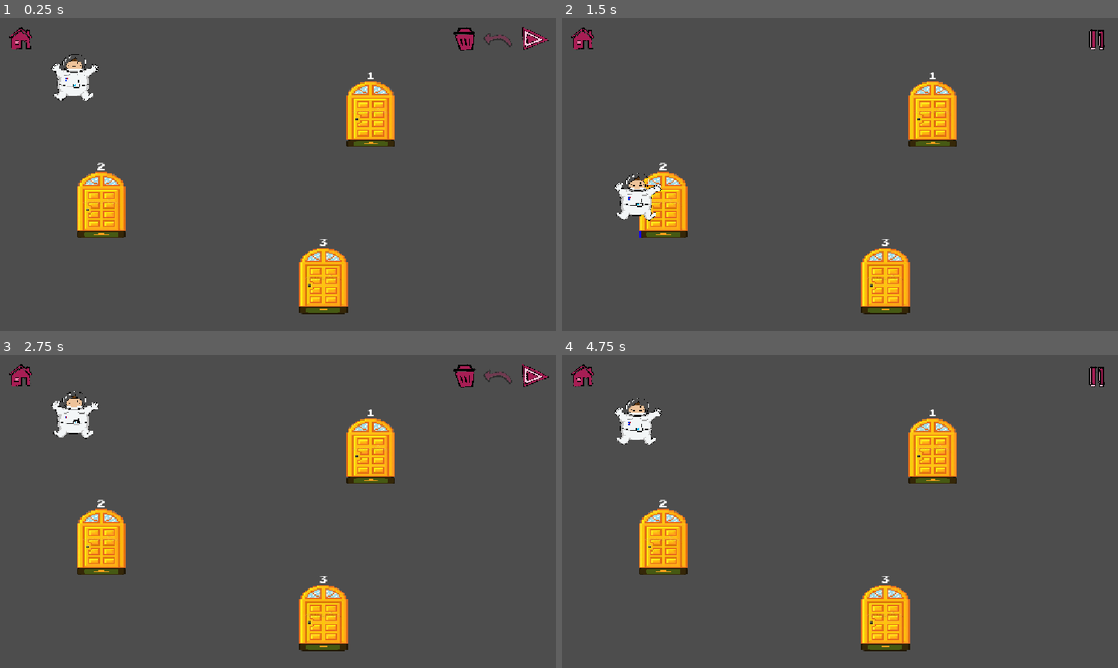
Above: before the commit, frames 1-4 (two rows, left to right).
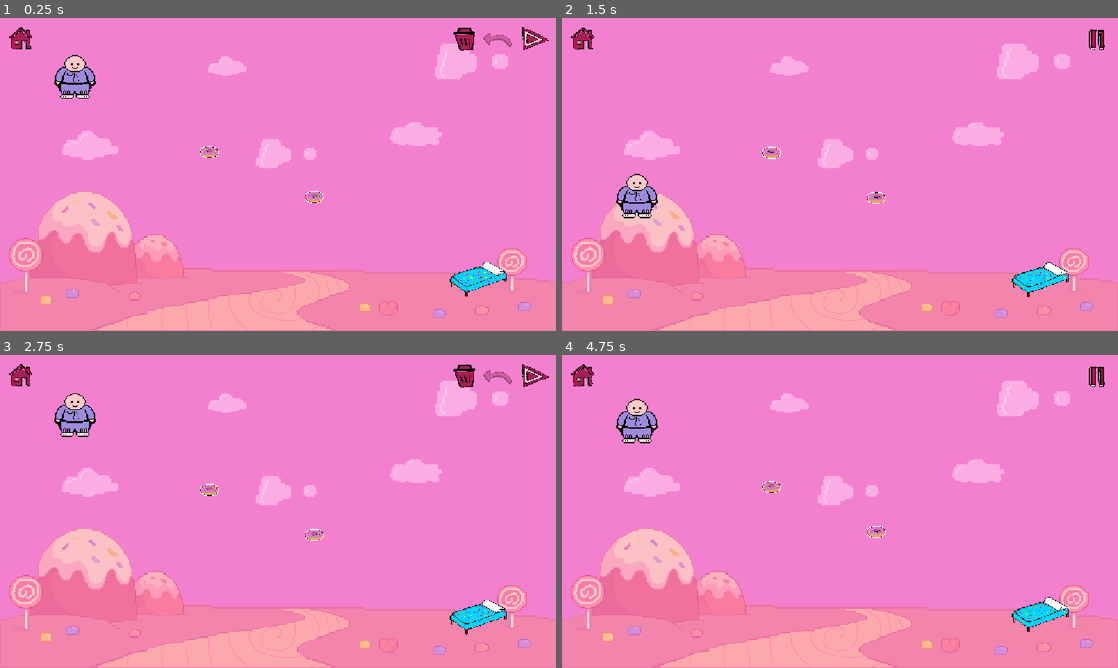
Above: after the commit, the same moments.

Repository: ivaivaiva1/desenhar_fofo
Game: Godot game, scene res://Scenes/level_manager.tscn
The game is run twice, just before and just after one commit, with the same random seed, the same clock (stepped at 60 frames per second) and the same inputs. The engine's default icon, where the game draws it, is replaced by a stand-in: a white triangle on a blue panel in a dark square.
Inputs (mouse positions are in pixels of both pictures, inside the frame that each line leads up to):
- Up to frame 1 (0.25 s): no input
- Up to frame 2 (1.5 s): click (840, 174) at 0.67 s; tap Space (ui_accept) at 0.77 s; move the mouse to (728, 190) at 1.27 s; click (728, 190) at 1.42 s
- Up to frame 3 (2.75 s): tap Space (ui_accept) at 1.52 s; move the mouse to (333, 442) at 2.02 s; click (333, 442) at 2.17 s
- Up to frame 4 (4.75 s): move the mouse to (812, 574) at 2.77 s; click (812, 574) at 2.92 s; tap Space (ui_accept) at 3.02, 3.77, 4.52 s; move the mouse to (1006, 558) at 3.52 s; click (1006, 558) at 3.67 s; move the mouse to (673, 464) at 4.27 s; click (673, 464) at 4.42 s

The runs differ from the first frame. In frame 1, 99% of the frame differs, in the area x 0-100%, y 0-100%; in frame 2, 100%; in frame 3, 99%; in frame 4, 100%.

Commit message:
feat: better physics, new candy enviorement

Diff:
--- a/Levels/Candy/level19_candy.tscn
+++ b/Levels/Candy/level19_candy.tscn
@@ -25,9 +25,19 @@
 script = ExtResource("4_avbsy")
 
 [node name="cama" parent="collectables_controller" unique_id=1009130463 instance=ExtResource("5_dimyd")]
+position = Vector2(128, 576)
+
+[node name="BubbleGun12" parent="collectables_controller" unique_id=746800837 instance=ExtResource("6_45sb7")]
 position = Vector2(128, 93)
+is_up = true
 
-[node name="BubbleGun2" parent="collectables_controller" unique_id=746800837 instance=ExtResource("6_45sb7")]
+[node name="collectable" parent="collectables_controller/BubbleGun12" unique_id=186391876 instance=ExtResource("7_m6sf3")]
+scale = Vector2(1, 1)
+
+[node name="floating" parent="collectables_controller/BubbleGun12/collectable" index="2" unique_id=1456923062]
+float_height = 0.0
+
+[node name="BubbleGun2" parent="collectables_controller" unique_id=187945347 instance=ExtResource("6_45sb7")]
 position = Vector2(352, 256)
 is_up = true
 
@@ -72,11 +82,6 @@
 is_horizontal = true
 is_right = true
 
-[node name="BubbleGun8" parent="collectables_controller" unique_id=978717106 instance=ExtResource("6_45sb7")]
-position = Vector2(128, 576)
-is_horizontal = true
-is_right = true
-
 [node name="BubbleGun10" parent="collectables_controller" unique_id=1563147141 instance=ExtResource("6_45sb7")]
 position = Vector2(1056, 416)
 is_up = true
@@ -100,6 +105,7 @@
 is_horizontal = true
 is_right = true
 
+[editable path="collectables_controller/BubbleGun12/collectable"]
 [editable path="collectables_controller/BubbleGun2/collectable"]
 [editable path="collectables_controller/BubbleGun3/collectable"]
 [editable path="collectables_controller/BubbleGun13/collectable"]
--- a/Scenes/Entities/player.tscn
+++ b/Scenes/Entities/player.tscn
@@ -1,24 +1,33 @@
 [gd_scene format=3 uid="uid://cre6fiyfcf35x"]
 
 [ext_resource type="Script" uid="uid://doceqgnqsgu5" path="res://Scripts/GameCore/Objects/player.gd" id="1_nqm6o"]
-[ext_resource type="Texture2D" uid="uid://biqh22lkslyvy" path="res://Sprites/Space/bob_space.png" id="2_qbyki"]
+[ext_resource type="Texture2D" uid="uid://btuffg8yumu42" path="res://Sprites/Candy/Enviorement/bobfit-2x.png" id="2_nqm6o"]
+[ext_resource type="Texture2D" uid="uid://dm6y5ehesh4wg" path="res://Sprites/Candy/bob_candy.png" id="2_qbyki"]
 
 [sub_resource type="PhysicsMaterial" id="PhysicsMaterial_ryrav"]
 friction = 0.0
+absorbent = true
 
 [sub_resource type="CircleShape2D" id="CircleShape2D_e2o6t"]
 radius = 34.234486
 
 [node name="Player" type="RigidBody2D" unique_id=1431038016]
-mass = 2.0
+mass = 200.0
 physics_material_override = SubResource("PhysicsMaterial_ryrav")
 script = ExtResource("1_nqm6o")
 
+[node name="Sprite2" type="Sprite2D" parent="." unique_id=2036638992]
+unique_name_in_owner = true
+visible = false
+position = Vector2(3, -11)
+scale = Vector2(0.9, 0.9)
+texture = ExtResource("2_qbyki")
+
 [node name="Sprite" type="Sprite2D" parent="." unique_id=1233079308]
 unique_name_in_owner = true
-position = Vector2(1.9999999, -5.999999)
-scale = Vector2(0.86, 0.86)
-texture = ExtResource("2_qbyki")
+position = Vector2(0, -7)
+scale = Vector2(1.04, 1.04)
+texture = ExtResource("2_nqm6o")
 
 [node name="CollisionShape2D" type="CollisionShape2D" parent="." unique_id=1001642145]
 visible = false
--- a/Scenes/Enviorements/candy_enviorement.tscn
+++ b/Scenes/Enviorements/candy_enviorement.tscn
@@ -9,65 +9,93 @@
 [ext_resource type="Texture2D" uid="uid://c75wgj1nan33w" path="res://Sprites/Candy/Enviorement/cloud_1.png" id="7_rswk1"]
 [ext_resource type="Texture2D" uid="uid://mcy8ebs17j57" path="res://Sprites/Candy/Enviorement/cloud_2.png" id="8_kb8rp"]
 [ext_resource type="Texture2D" uid="uid://xals5i2qw46p" path="res://Sprites/Candy/Enviorement/cloud_3.png" id="9_0ow7h"]
+[ext_resource type="Texture2D" uid="uid://bmwiuk5lpanhd" path="res://Sprites/Candy/Enviorement/candy world v2.png" id="10_0ow7h"]
 
 [node name="CandyEnviorement" type="Node2D" unique_id=1520312425]
 
-[node name="Sky1" type="Sprite2D" parent="." unique_id=493116398]
+[node name="-" type="Node2D" parent="." unique_id=46547202]
+
+[node name="Cloud4" type="Sprite2D" parent="-" unique_id=1542668001]
+modulate = Color(1, 1, 1, 0.6862745)
+z_index = -1000
+position = Vector2(186.58334, 263.25)
+scale = Vector2(2.8333335, 2.8333333)
+texture = ExtResource("9_0ow7h")
+
+[node name="Cloud5" type="Sprite2D" parent="-" unique_id=483153927]
+modulate = Color(1, 1, 1, 0.6862745)
+z_index = -1000
+position = Vector2(471.67264, 99.125)
+scale = Vector2(1.9880964, 1.9880961)
+texture = ExtResource("9_0ow7h")
+
+[node name="Cloud6" type="Sprite2D" parent="-" unique_id=1507023488]
+modulate = Color(1, 1, 1, 0.6862745)
+z_index = -1000
+position = Vector2(593.0178, 281.25003)
+scale = Vector2(4.249998, 4.249998)
+texture = ExtResource("8_kb8rp")
+
+[node name="Sky1" type="Sprite2D" parent="-" unique_id=493116398]
 visible = false
 z_index = -4096
 position = Vector2(574.6667, 326.5)
 scale = Vector2(0.6027778, 0.6027778)
 texture = ExtResource("1_yj73v")
 
-[node name="Sky2" type="Sprite2D" parent="." unique_id=2033112129]
+[node name="Sky2" type="Sprite2D" parent="-" unique_id=2033112129]
 visible = false
 z_index = -4096
 position = Vector2(572.1854, 328.75)
 scale = Vector2(2.4438205, 2.4438202)
 texture = ExtResource("2_6s8k7")
 
-[node name="Sky3" type="Sprite2D" parent="." unique_id=731868240]
+[node name="Sky3" type="Sprite2D" parent="-" unique_id=731868240]
 visible = false
 z_index = -4096
 position = Vector2(660, 328.5)
 scale = Vector2(4.4066668, 4.4066668)
 texture = ExtResource("4_8sfmg")
 
-[node name="Sky4" type="Sprite2D" parent="." unique_id=920171103]
+[node name="Sky4" type="Sprite2D" parent="-" unique_id=920171103]
 z_index = -4096
-position = Vector2(574.37494, 324)
-scale = Vector2(3.8708332, 3.255)
+position = Vector2(577.00006, 448.25)
+scale = Vector2(3.8708332, 4.7124996)
 texture = ExtResource("3_jchrq")
 
-[node name="MarshmallowTree" type="Sprite2D" parent="." unique_id=682389699]
+[node name="MarshmallowTree" type="Sprite2D" parent="-" unique_id=682389699]
+visible = false
 modulate = Color(1, 1, 1, 0.7647059)
 z_index = -1000
 position = Vector2(1101, 533)
 scale = Vector2(1.4642857, 1.4642857)
 texture = ExtResource("5_d2xpe")
 
-[node name="MarshmallowTree4" type="Sprite2D" parent="." unique_id=967952815]
+[node name="MarshmallowTree4" type="Sprite2D" parent="-" unique_id=967952815]
+visible = false
 modulate = Color(1, 1, 1, 0.7647059)
 z_index = -1000
 position = Vector2(710.5, 548.8125)
 scale = Vector2(1.2589283, 1.2589283)
 texture = ExtResource("5_d2xpe")
 
-[node name="MarshmallowTree2" type="Sprite2D" parent="." unique_id=1227331052]
+[node name="MarshmallowTree2" type="Sprite2D" parent="-" unique_id=1227331052]
+visible = false
 modulate = Color(1, 1, 1, 0.7647059)
 z_index = -1000
 position = Vector2(428.00003, 534)
 scale = Vector2(1.4642857, 1.4642857)
 texture = ExtResource("5_d2xpe")
 
-[node name="MarshmallowTree5" type="Sprite2D" parent="." unique_id=66123274]
+[node name="MarshmallowTree5" type="Sprite2D" parent="-" unique_id=66123274]
+visible = false
 modulate = Color(1, 1, 1, 0.7647059)
 z_index = -1000
 position = Vector2(136, 553)
 scale = Vector2(1.2232144, 1.2232145)
 texture = ExtResource("5_d2xpe")
 
-[node name="SweetMountain" type="Sprite2D" parent="." unique_id=1483374933]
+[node name="SweetMountain" type="Sprite2D" parent="-" unique_id=1483374933]
 visible = false
 modulate = Color(1, 1, 1, 0.8627451)
 z_index = -1000
@@ -75,7 +103,7 @@
 scale = Vector2(2.0259995, 2.0259995)
 texture = ExtResource("6_3gkgr")
 
-[node name="SweetMountain2" type="Sprite2D" parent="." unique_id=670801758]
+[node name="SweetMountain2" type="Sprite2D" parent="-" unique_id=670801758]
 visible = false
 modulate = Color(1, 1, 1, 0.8627451)
 z_index = -1000
@@ -84,7 +112,7 @@
 texture = ExtResource("6_3gkgr")
 flip_h = true
 
-[node name="SweetMountain3" type="Sprite2D" parent="." unique_id=1637645059]
+[node name="SweetMountain3" type="Sprite2D" parent="-" unique_id=1637645059]
 visible = false
 modulate = Color(1, 1, 1, 0.8627451)
 z_index = -1000
@@ -93,7 +121,7 @@
 texture = ExtResource("6_3gkgr")
 flip_h = true
 
-[node name="SweetMountain4" type="Sprite2D" parent="." unique_id=1017383078]
+[node name="SweetMountain4" type="Sprite2D" parent="-" unique_id=1017383078]
 visible = false
 modulate = Color(1, 1, 1, 0.8627451)
 z_index = -1000
@@ -102,44 +130,30 @@
 texture = ExtResource("6_3gkgr")
 flip_h = true
 
-[node name="Cloud1" type="Sprite2D" parent="." unique_id=1103447442]
+[node name="Cloud1" type="Sprite2D" parent="-" unique_id=1103447442]
+visible = false
 modulate = Color(1, 1, 1, 0.6862745)
 z_index = -1000
 position = Vector2(200.99998, 105)
 scale = Vector2(2.58, 2.58)
 texture = ExtResource("7_rswk1")
 
-[node name="Cloud2" type="Sprite2D" parent="." unique_id=808086901]
+[node name="Cloud2" type="Sprite2D" parent="-" unique_id=808086901]
 modulate = Color(1, 1, 1, 0.6862745)
 z_index = -1000
 position = Vector2(862.225, 240.375)
 scale = Vector2(1.9700001, 1.9700001)
 texture = ExtResource("7_rswk1")
 
-[node name="Cloud3" type="Sprite2D" parent="." unique_id=2122272762]
+[node name="Cloud3" type="Sprite2D" parent="-" unique_id=2122272762]
 modulate = Color(1, 1, 1, 0.6862745)
 z_index = -1000
 position = Vector2(976, 90)
 scale = Vector2(5.214286, 5.214286)
 texture = ExtResource("8_kb8rp")
 
-[node name="Cloud6" type="Sprite2D" parent="." unique_id=1507023488]
-modulate = Color(1, 1, 1, 0.6862745)
+[node name="CandyWorldV2" type="Sprite2D" parent="." unique_id=471636026]
 z_index = -1000
-position = Vector2(593.0178, 281.25003)
-scale = Vector2(4.249998, 4.249998)
-texture = ExtResource("8_kb8rp")
-
-[node name="Cloud4" type="Sprite2D" parent="." unique_id=1542668001]
-modulate = Color(1, 1, 1, 0.6862745)
-z_index = -1000
-position = Vector2(186.58334, 263.25)
-scale = Vector2(2.8333335, 2.8333333)
-texture = ExtResource("9_0ow7h")
-
-[node name="Cloud5" type="Sprite2D" parent="." unique_id=483153927]
-modulate = Color(1, 1, 1, 0.6862745)
-z_index = -1000
-position = Vector2(471.67264, 99.125)
-scale = Vector2(1.9880964, 1.9880961)
-texture = ExtResource("9_0ow7h")
+position = Vector2(576, 324)
+scale = Vector2(2.241245, 2.1038961)
+texture = ExtResource("10_0ow7h")
--- a/Scenes/level_manager.tscn
+++ b/Scenes/level_manager.tscn
@@ -14,6 +14,7 @@
 [node name="load_level" type="Node2D" parent="." unique_id=306488323]
 unique_name_in_owner = true
 script = ExtResource("2_ghtn7")
+current_world = 1
 level = 1
 
 [node name="line_controller" parent="." unique_id=679656892 instance=ExtResource("3_pakjl")]
--- a/Scenes/player_spawner.tscn
+++ b/Scenes/player_spawner.tscn
@@ -9,7 +9,7 @@
 
 [node name="Sprite" type="Sprite2D" parent="." unique_id=301654723]
 unique_name_in_owner = true
-scale = Vector2(0.86, 0.86)
+scale = Vector2(1.04, 1.04)
 texture = ExtResource("1_iwcbr")
 
 [node name="floating" type="Node2D" parent="." unique_id=1376148530 node_paths=PackedStringArray("floating_object")]
--- a/Scripts/Entities/bubblegum.gd
+++ b/Scripts/Entities/bubblegum.gd
@@ -24,17 +24,17 @@
 
 func set_force():
 	if is_horizontal:
-		jump_y = -600
+		jump_y = -55000
 		if is_right:
-			jump_x = 600
+			jump_x = 55000
 		else:
-			jump_x = -600
+			jump_x = -55000
 	else:
 		jump_x = 0
 		if is_up:
-			jump_y = -1200
+			jump_y = -100000
 		else:
-			jump_y = 1500
+			jump_y = 130000
 
 
 func _process(delta: float) -> void:
--- a/Scripts/GameCore/line_controller.gd
+++ b/Scripts/GameCore/line_controller.gd
@@ -35,9 +35,10 @@
 
 
 func handle_mouse_button(event: InputEventMouseButton):
+	#print(event.button_index)
 	if event.button_index != MOUSE_BUTTON_LEFT:
 		return
-
+	print("passou")
 	if event.pressed:
 		start_line()
 	else:
@@ -121,7 +122,7 @@
 		return
 
 	is_drawing = false
-
+	print("acabou")
 	if current_line.source_points.size() >= 2:
 		line_finished.emit(current_line)
 
--- a/Scripts/Sound/sounds_dictionary.gd
+++ b/Scripts/Sound/sounds_dictionary.gd
@@ -5,7 +5,7 @@
 
 
 # musics
-const CANDY_WORLD := {"stream": preload("uid://bnqhhuue7uhgg"), "volume": -25.0}
+const CANDY_WORLD := {"stream": preload("uid://bnqhhuue7uhgg"), "volume": -10.0}
 
 
 # effects
--- a/Scripts/_Globals/skin_picker.gd
+++ b/Scripts/_Globals/skin_picker.gd
@@ -18,16 +18,35 @@
 const OUTLINE_COLOR_SPACE := {"color": Color("dc0c0c")}
 
 # BOB
-const BOB_CANDY := {"texture": preload("uid://dm6y5ehesh4wg")}
-const BOB_SPACE := {"texture": preload("uid://biqh22lkslyvy")}
+const BOB_CANDY := {
+	"texture": preload("uid://btuffg8yumu42"),
+	"scale": Vector2(1, 1)
+}
+const BOB_SPACE := {
+	"texture": preload("uid://biqh22lkslyvy"),
+	"scale": Vector2(1, 1)
+}
+
 
 # FOOD
-const FOOD_CANDY := {"texture": preload("uid://dgt64h8fkfp17")}
-const FOOD_SPACE := {"texture": preload("uid://vaub5rxhlur4")}
+const FOOD_CANDY := {
+	"texture": preload("uid://dgt64h8fkfp17"),
+	"scale": Vector2(1, 1)
+}
+const FOOD_SPACE := {
+	"texture": preload("uid://bqoq4gx4ktdr2"),
+	"scale": Vector2(3.5, 3.5)
+}
 
 # CAMA
-const CAMA_CANDY := {"texture": preload("uid://bcynbwdwllm32")}
-const CAMA_SPACE := {"texture": preload("uid://cs2m2vlka8yw3")}
+const CAMA_CANDY := {
+	"texture": preload("uid://bcynbwdwllm32"),
+	"scale": Vector2(1, 1)
+}
+const CAMA_SPACE := {
+	"texture": preload("uid://cs2m2vlka8yw3"),
+	"scale": Vector2(1, 1)
+}
 
 
 
Binary file added: Sprites/Candy/Enviorement/bobfit-2x.png
Not shown, added: Sprites/Candy/Enviorement/bobfit-2x.png.import
Binary file added: Sprites/Candy/Enviorement/bobfit.png
Not shown, added: Sprites/Candy/Enviorement/bobfit.png.import
Binary file added: Sprites/Candy/Enviorement/candy world v2.png
Not shown, added: Sprites/Candy/Enviorement/candy world v2.png.import
Binary file added: Sprites/Space/pizza1x.png
Not shown, added: Sprites/Space/pizza1x.png.import
Binary file added: Sprites/Space/pizza3x.png
Not shown, added: Sprites/Space/pizza3x.png.import
Binary file added: Sprites/Space/pizza4x.png
Not shown, added: Sprites/Space/pizza4x.png.import
